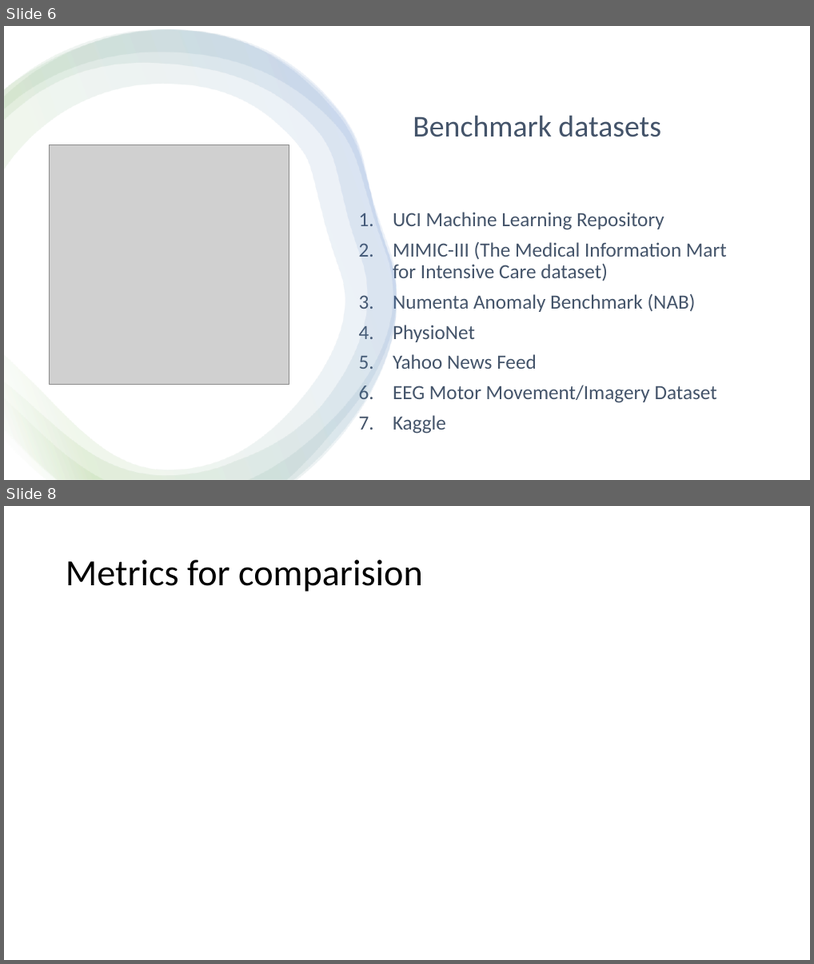
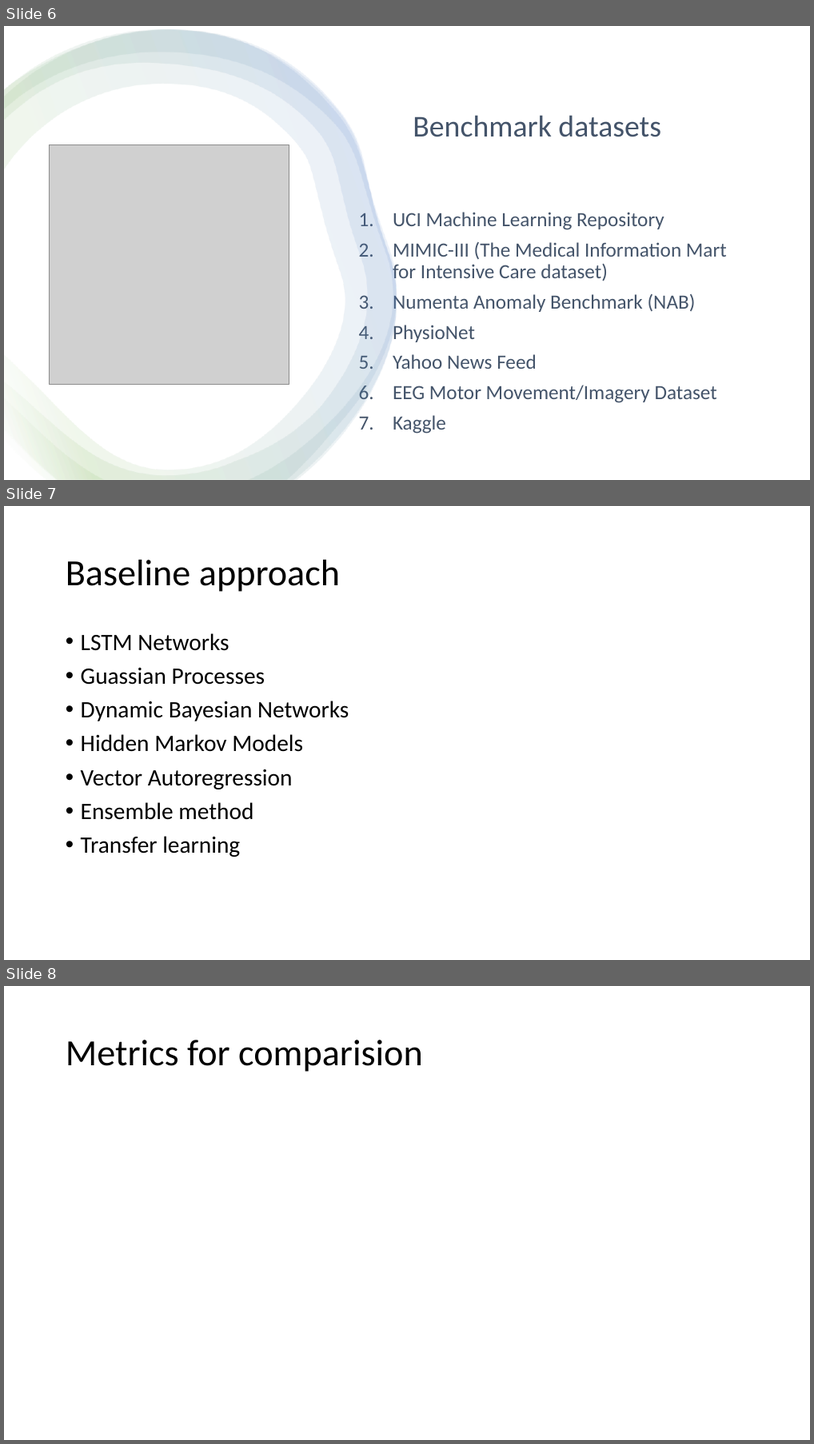
Before and after one commit to raidharmender/MultiVarTSPred, a slide deck: Multivar TS analysis and prediction.pptx. Shown one above the other, each under a label of ours: slides 6 and 8 before the commit, slides 6, 7 and 8 after it; the slides between them are not shown. The pictures are 814x964 and 814x1444 pixels, drawn with LibreOffice and Linux fonts; fonts in the diff are those of the drawing; grey boxes stand for pictures. Boxes give left, top, right and bottom in pixels: in the first picture for what was removed or moved away, otherwise in the second. Text is boxed around its words. In the diff, an @@ line names an element or a change of style, - is before the commit and + after.

```diff
--- a/Multivar TS analysis and prediction.pptx
+++ b/Multivar TS analysis and prediction.pptx
@@ slide 7 added at (x1=4, y1=506, x2=810, y2=960), background #FFFFFF @@
@@ title added at (x1=66, y1=560, x2=340, y2=592), 44 pt, text #000000 @@
+Baseline approach
@@ text added at (x1=81, y1=633, x2=349, y2=856), 28 pt, text #000000 @@
+• LSTM Networks
+• Guassian Processes
+• Dynamic Bayesian Networks
+• Hidden Markov Models
+• Vector Autoregression
+• Ensemble method
+• Transfer learning
```
Also in this commit, not shown: 5 slides changed, 2 other slides added, 10 slides removed.
